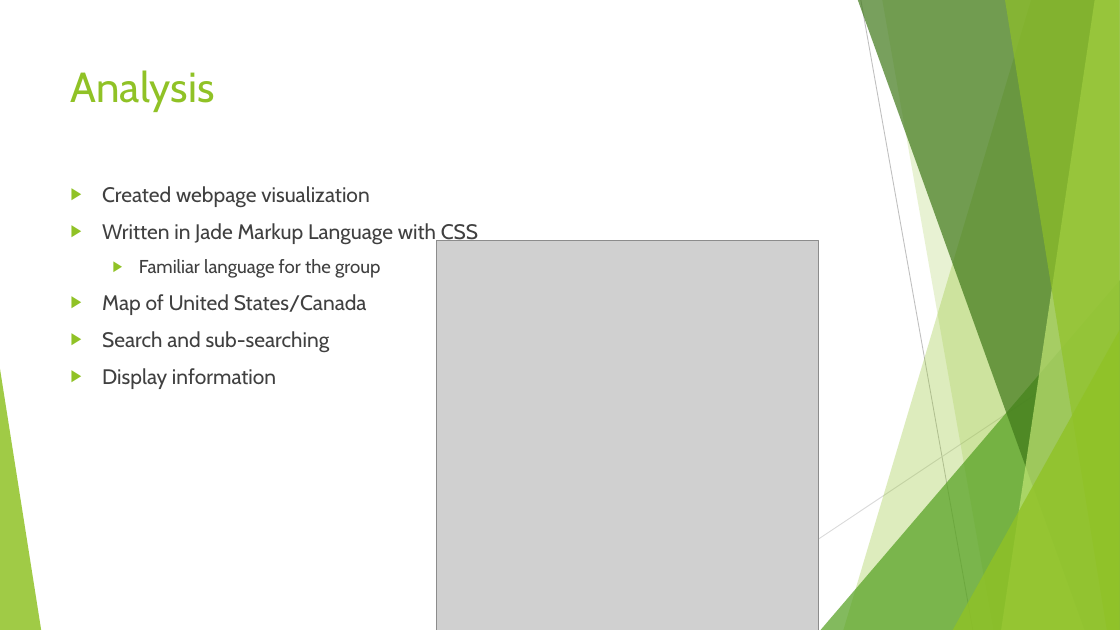
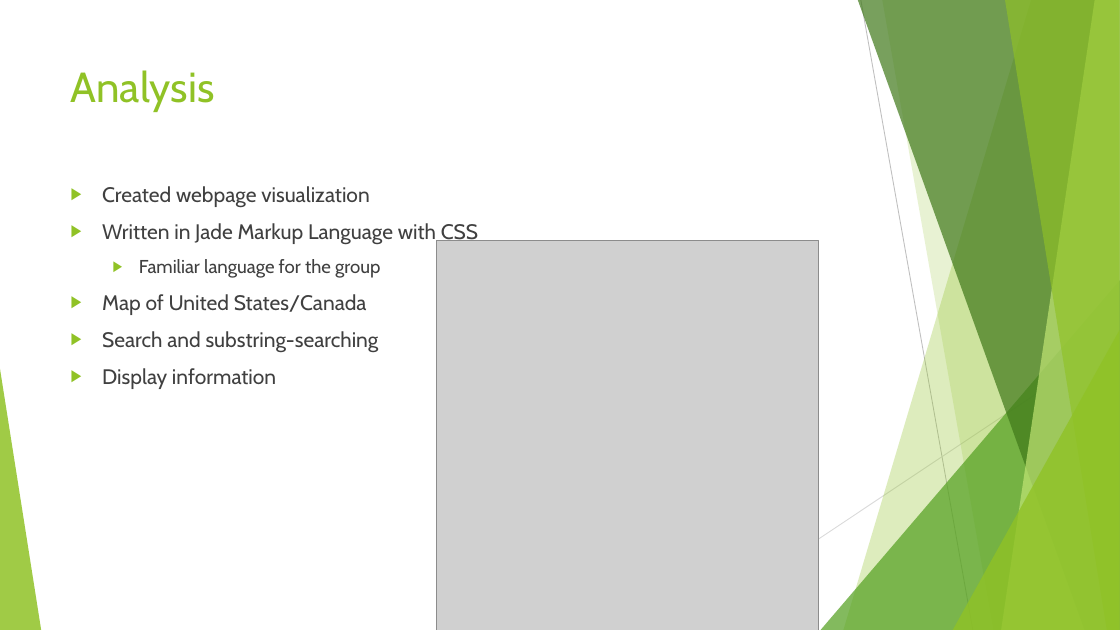
Before and after one commit to dombroskyk/CSCI620, a slide deck: slide 4 of Documentation/Group6_Phase2/final_presentation.pptx. Drawn at 1120x630 pixels with LibreOffice and Linux fonts; fonts in the diff are those of the drawing; grey boxes stand for pictures. Boxes give left, top, right and bottom in pixels: in the first picture for what was removed or moved away, otherwise in the second. Text is boxed around its words. In the diff, an @@ line names an element or a change of style, - is before the commit and + after.

```diff
--- a/Documentation/Group6_Phase2/final_presentation.pptx
+++ b/Documentation/Group6_Phase2/final_presentation.pptx
@@ text at (102,331,379,352): text changed @@
-▶ Search and sub-searching
+▶ Search and substring-searching
```
Also in this commit, not shown: 3 other slides changed.
